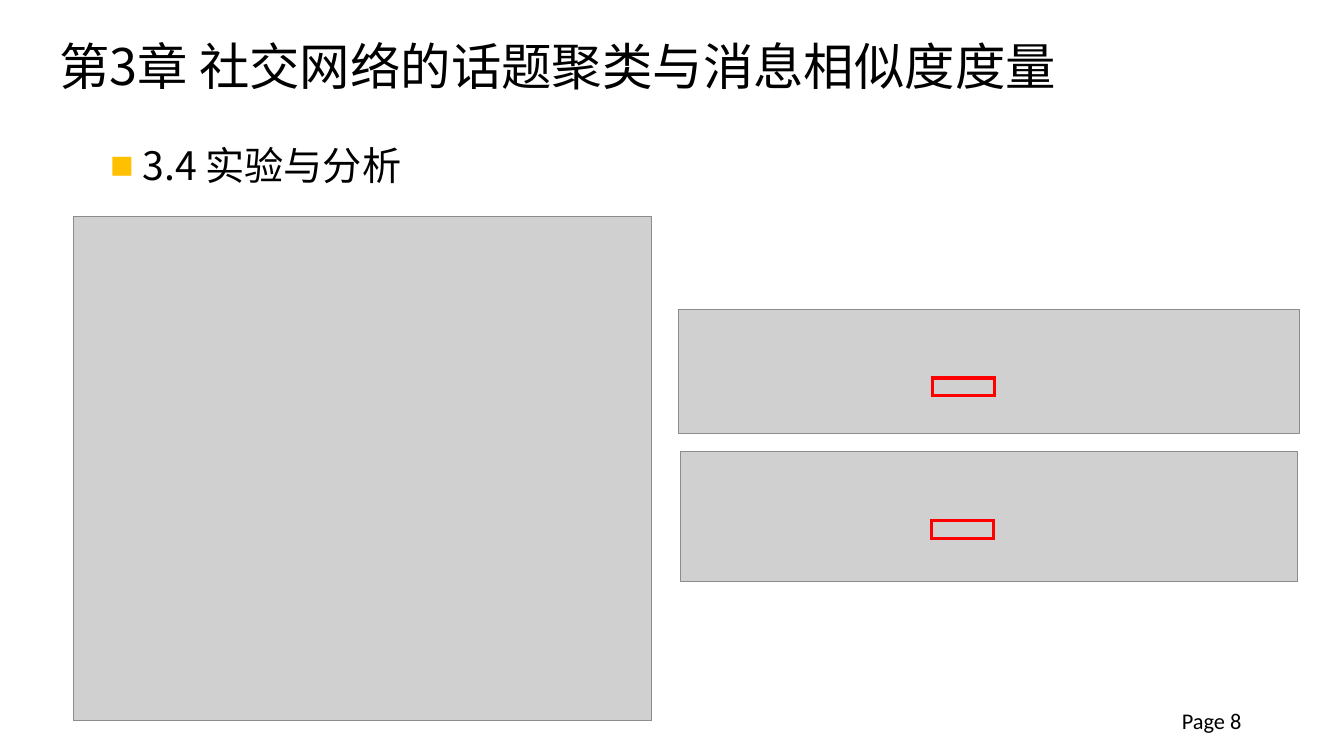
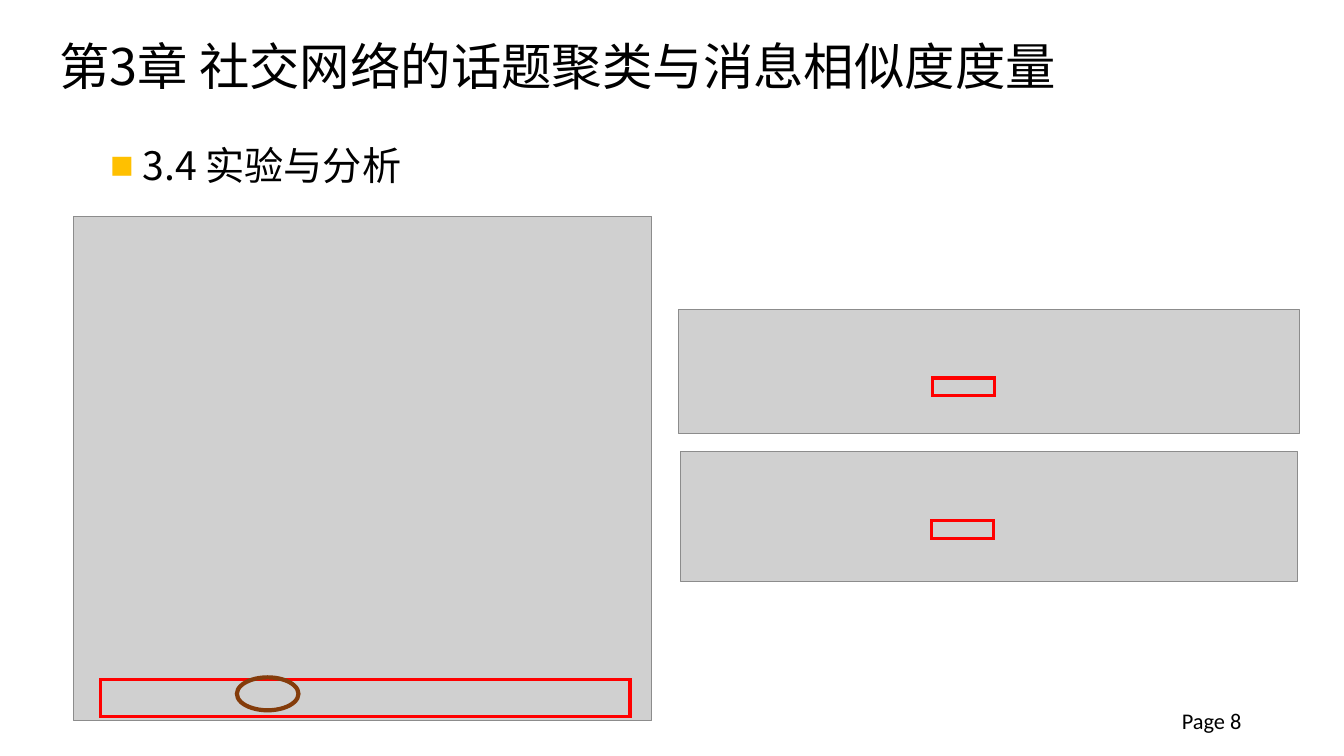
Before and after one commit to xinke0802/DataProcess, a slide deck: slide 8 of 2012013297_钟仰新_毕设论文答辩.pptx. Drawn at 1344x756 pixels with LibreOffice and Linux fonts; fonts in the diff are those of the drawing; grey boxes stand for pictures; background and template pictures are left out. Boxes give left, top, right and bottom in pixels: in the first picture for what was removed or moved away, otherwise in the second. Text is boxed around its words. In the diff, an @@ line names an element or a change of style, - is before the commit and + after.

```diff
--- a/2012013297_钟仰新_毕设论文答辩.pptx
+++ b/2012013297_钟仰新_毕设论文答辩.pptx
@@ rectangle added at (100, 680, 630, 717), outline #FF0000 2.25 pt @@
@@ ellipse added at (237, 678, 298, 711), outline #843C0B 3 pt @@
```
Also in this commit, not shown: 7 other slides changed, 2 other files.
